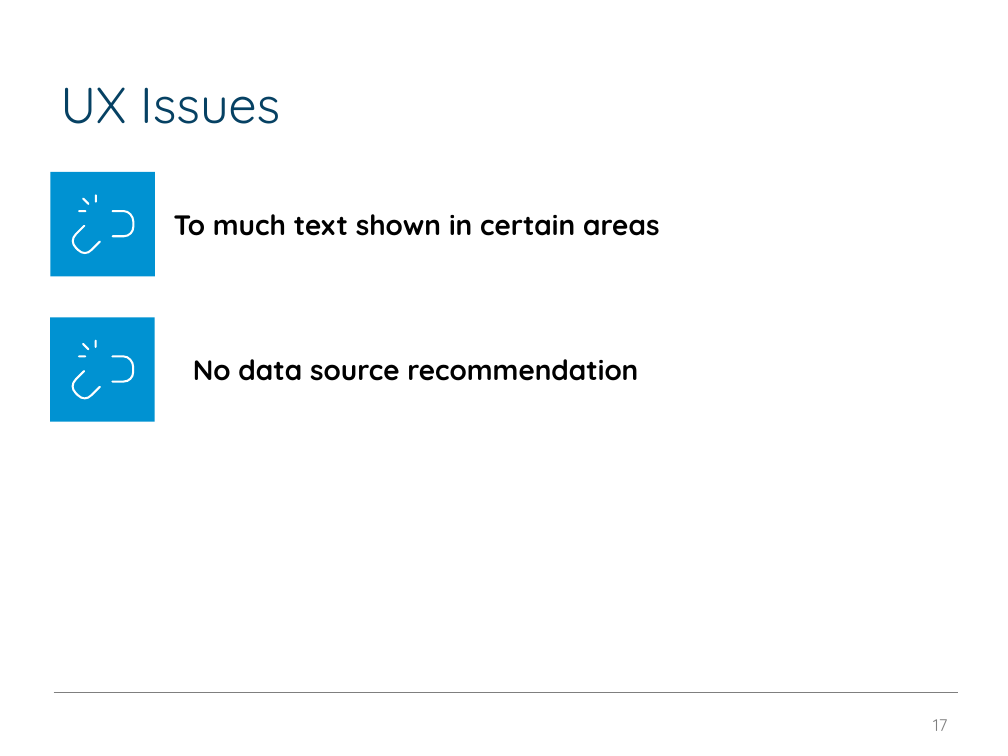
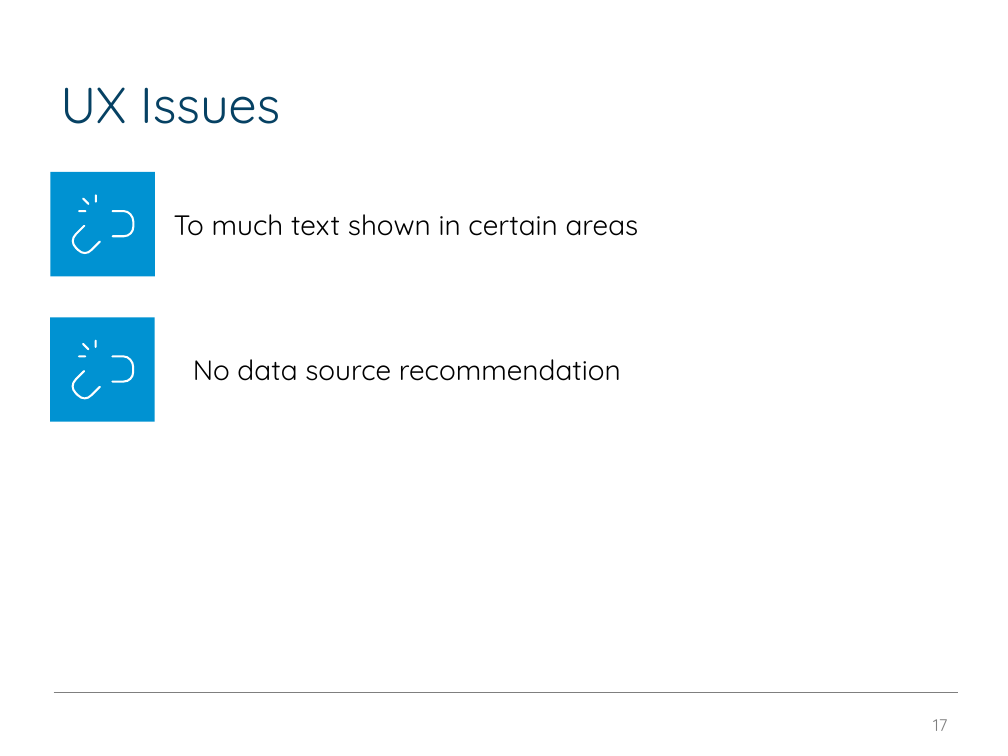
Before and after one commit to edimaudo/hackathon_coding_challenges, a slide deck: slide 17 of open_data_platform_hackathon/osdp_deck.pptx. Drawn at 1008x756 pixels with LibreOffice and Linux fonts; fonts in the diff are those of the drawing; background and template pictures are left out. Boxes give left, top, right and bottom in pixels: in the first picture for what was removed or moved away, otherwise in the second. Text is boxed around its words. In the diff, an @@ line names an element or a change of style, - is before the commit and + after.

```diff
--- a/open_data_platform_hackathon/osdp_deck.pptx
+++ b/open_data_platform_hackathon/osdp_deck.pptx
@@ text "To much text shown in ..." at (174,214,639,236): bold off @@
@@ text "No data source recommendation" at (193,359,621,381): bold off @@
```
Also in this commit, not shown: 12 other slides changed.
